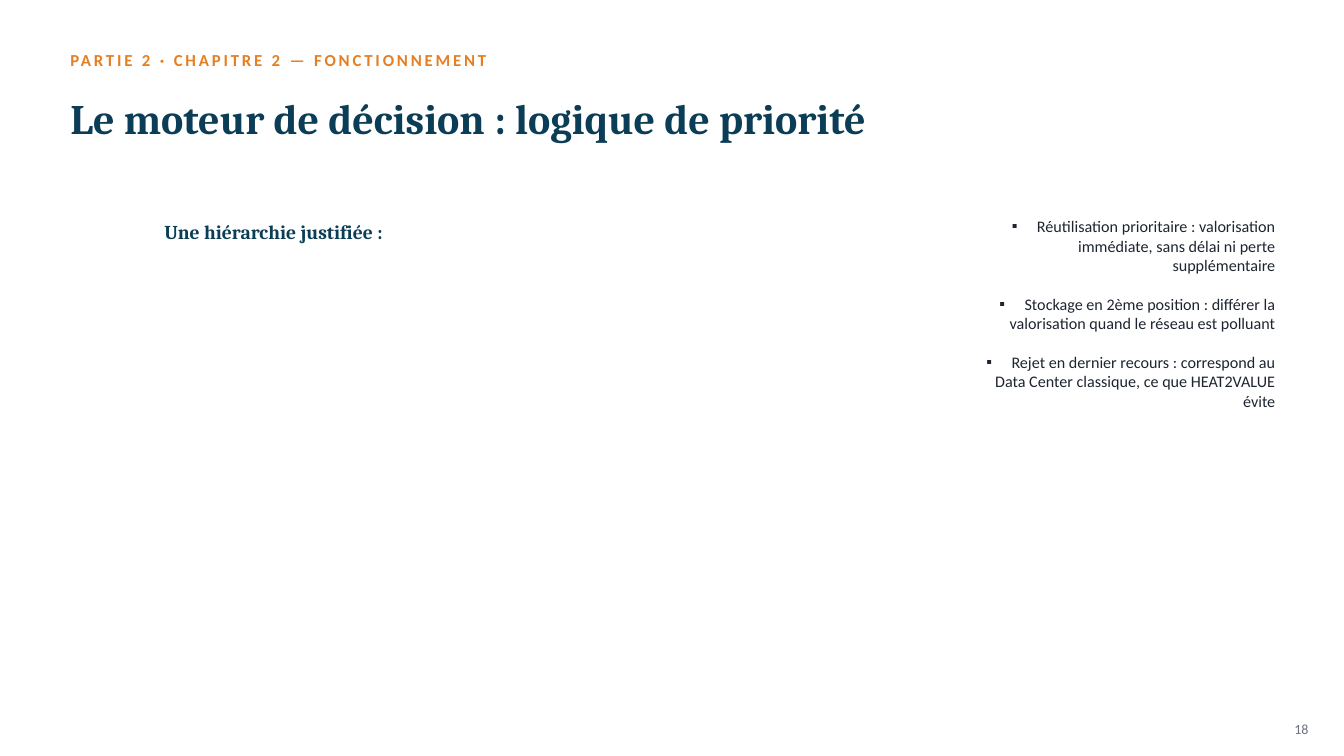
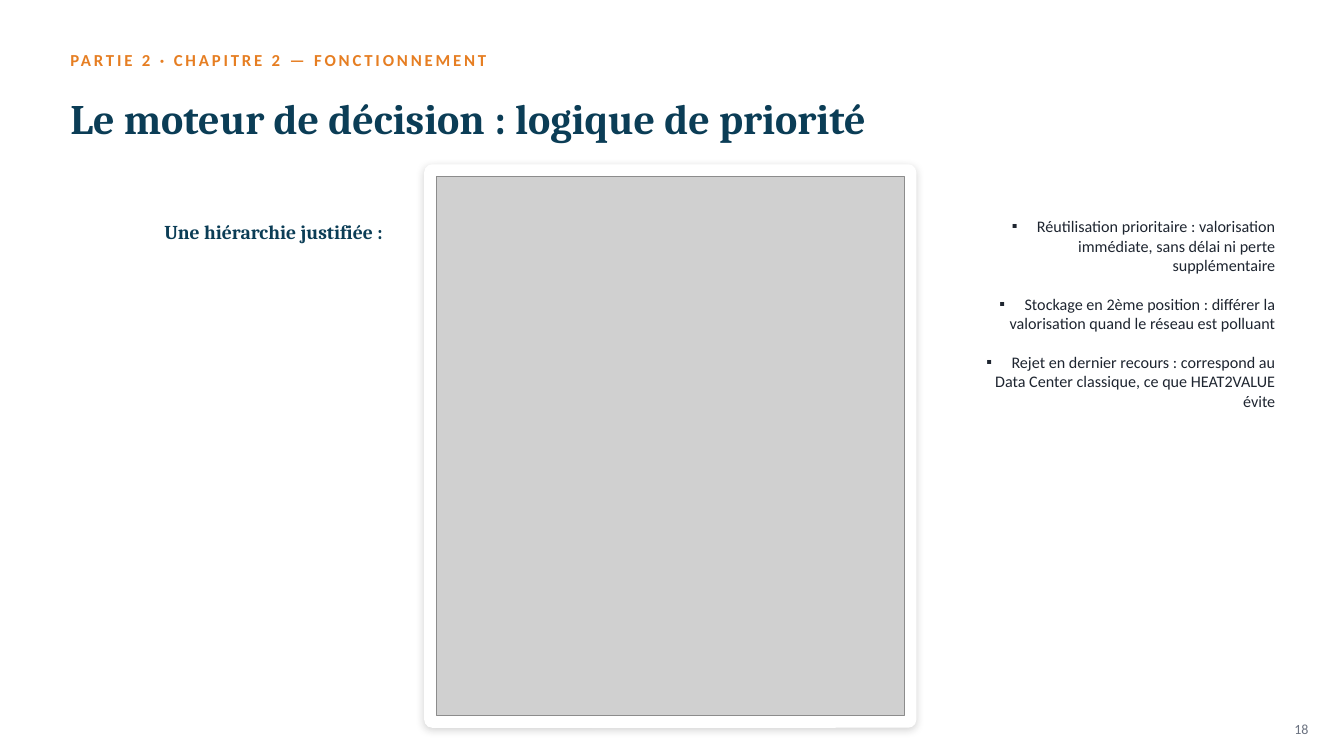
Before and after one commit to lamia-bel/HEAT2VALUE, a slide deck: slide 18 of soutenance/output.pptx. Drawn at 1344x756 pixels with LibreOffice and Linux fonts; fonts in the diff are those of the drawing; grey boxes stand for pictures. Boxes give left, top, right and bottom in pixels: in the first picture for what was removed or moved away, otherwise in the second. Text is boxed around its words. In the diff, an @@ line names an element or a change of style, - is before the commit and + after.

```diff
--- a/soutenance/output.pptx
+++ b/soutenance/output.pptx
@@ rounded rectangle added at <box>424,164,917,728</box>, fill #FFFFFF @@
@@ picture added at <box>437,176,904,716</box> @@
```
Also in this commit, not shown: 16 other slides changed, 21 other files.
